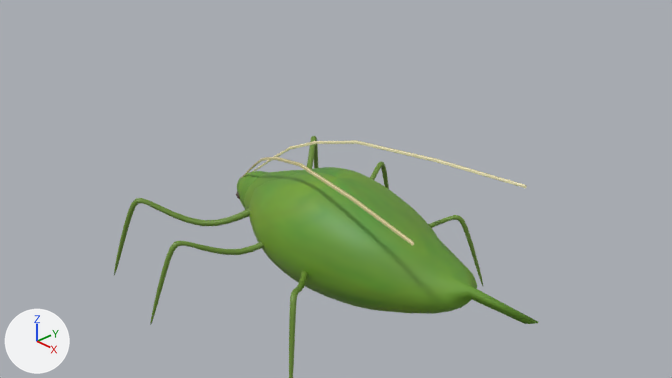
The Blender file Modelli/Afide/afide.blend as it was, and as the next commit left it.
Both versions are drawn from the file's camera 'Camera'. Every picture has the same lights, and +X, +Y and +Z are marked at lower left.

In view in the first picture: 'antenna dx', 'antenna sx', 'busto post', 'zampe'.
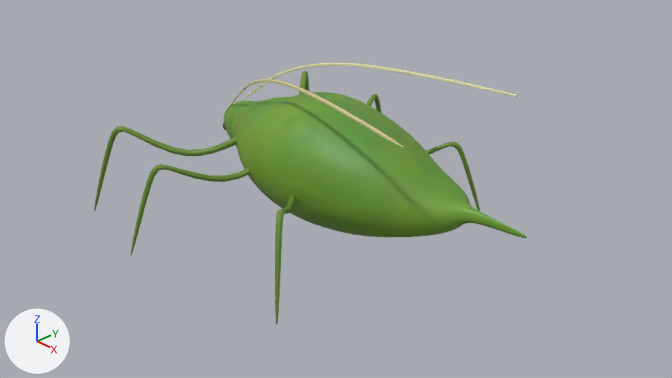
Boxes [x1, y1, x2, y2] around the edits, measured in the pictures (672 x 378 px):
'zampe', reshaped, moved
    before: [114, 136, 483, 378]
    after: [94, 62, 527, 325]
'busto post', deleted (green)
    before: [237, 167, 538, 324]
'antenna sx', deleted (beige)
    before: [252, 140, 527, 188]
'antenna dx', deleted (beige)
    before: [241, 157, 414, 246]
'occhio dx', deleted
    before: [236, 191, 240, 199]
part 1 of me_cube_003, added
    after: [224, 101, 255, 139]
part 2 of me_cube_003, added (green)
    after: [236, 92, 527, 238]
part 3 of me_cube_003, added (green)
    after: [231, 97, 288, 148]
part 4 of me_cube_003, added (beige)
    after: [228, 79, 403, 147]
part 5 of me_cube_003, added (beige)
    after: [241, 62, 521, 101]

The change in detail:
me_cube_003 is used by ob_zampe; location (0.347, -0.633, -0.352); rotation (0.0, 0.0, 0.716), in degrees (0, 0, 41); scale (0.0529, 0.0529, 0.0529).
me_cube_003 had 144 vertices, 132 faces and spanned x -50.8..40.1, y -34.4..60.3, z -22.8..2.6.
me_cube_003 now has 3081 vertices, 3162 faces and spans x -50.8..46.6, y -36.4..60.3, z -22.8..20.8.
me_cube_003 part 1: a new loose piece of 557 vertices spanning x -21.4..-9.0, y 15.3..27.2, z -7.8..4.4, in mat_material (picture img_202102191514130_png).
me_cube_003 part 2: a new loose piece of 486 vertices spanning x -16.1..46.6, y -30.5..23.8, z -15.1..12.4, in mat_material (picture img_202102191514130_png).
me_cube_003 part 3: a new loose piece of 482 vertices spanning x -18.7..6.7, y 1.3..25.8, z -12.6..9.0, in mat_material (picture img_202102191514130_png).
me_cube_003 part 4: a new loose piece of 224 vertices spanning x -20.3..23.0, y -36.4..24.7, z 0.7..19.8, in mat_antenna_dx (picture img_mszyca_jpg).
me_cube_003 part 5: a new loose piece of 224 vertices spanning x -19.1..44.0, y -13.9..26.0, z 0.9..20.8, in mat_antenna_sx (picture img_mszyca_jpg).
me_cube_003 now uses material mat_material (picture img_202102191514130_png).
me_cube_003 now uses material mat_occhio_dx (picture img_occhiafide_png).
me_cube_003 now uses material mat_occhio_sx (picture img_occhiafide_png).
me_cube_003 now uses material mat_antenna_dx (picture img_mszyca_jpg).
me_cube_003 now uses material mat_antenna_sx (picture img_mszyca_jpg).
Object 'busto post' (ob_busto_post) is deleted.
Object 'zampe' (ob_zampe) moves from (0.347, -0.633, -0.352) to (0.357, -0.792, 0.656).
Object 'occhio dx' (ob_occhio_dx) is deleted.
Object 'antenna dx' (ob_antenna_dx) is deleted.
Object 'antenna sx' (ob_antenna_sx) is deleted.
